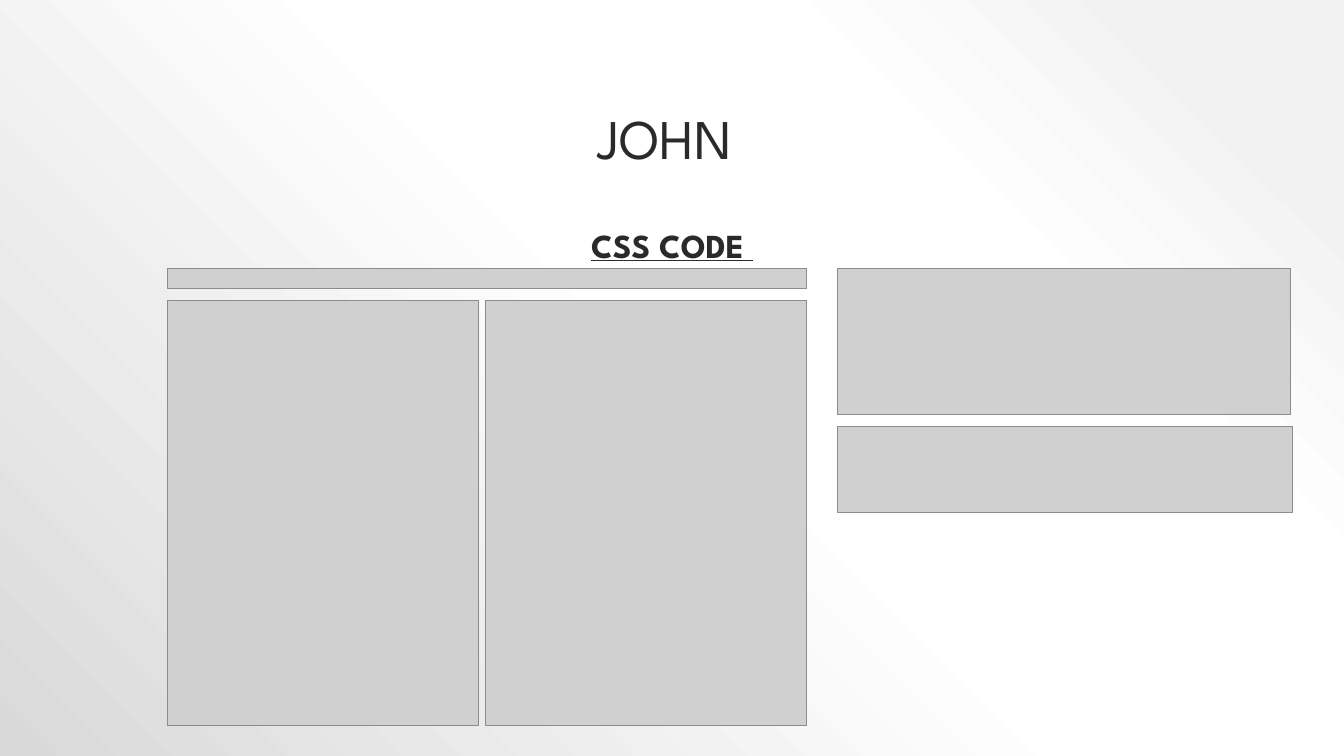
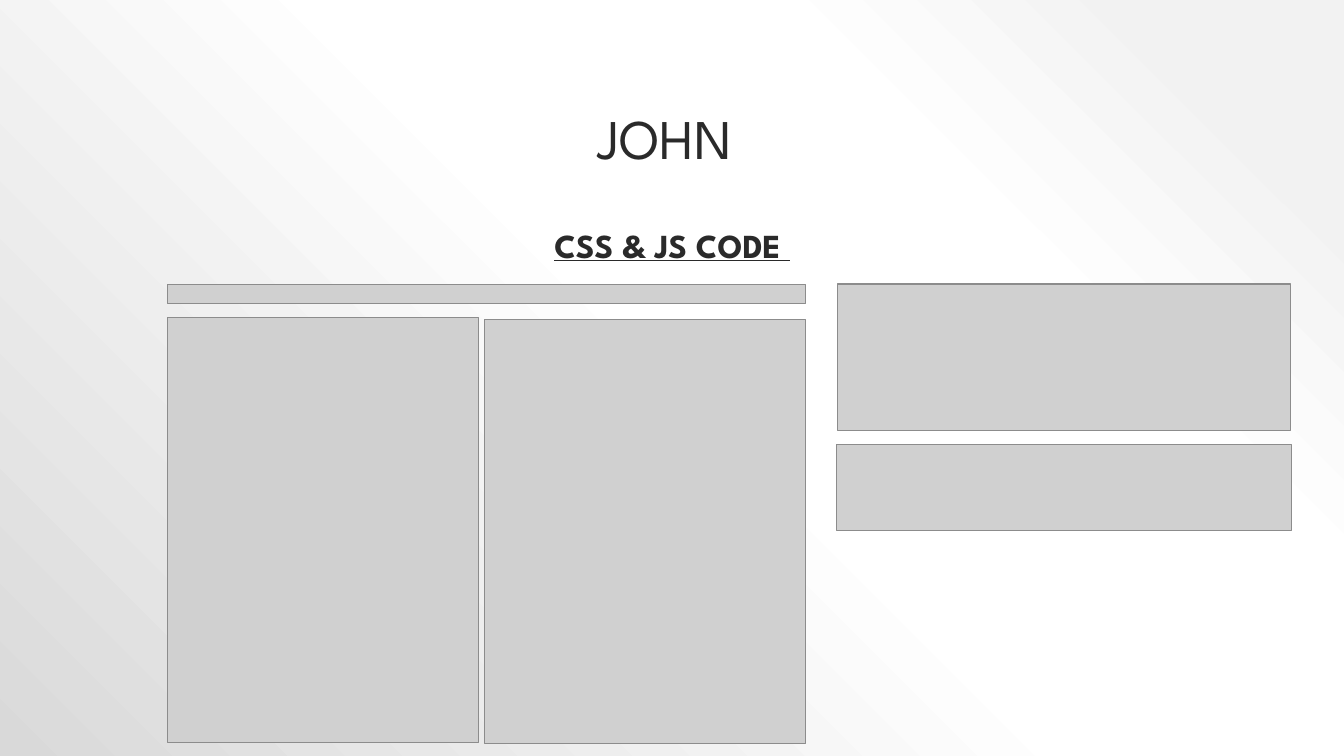
Before and after one commit to Jordanmyer92/COVID-Part-3, a slide deck: slide 10 of PROJECT_3_PRESENTATION (2).pptx. Drawn at 1344x756 pixels with LibreOffice and Linux fonts; fonts in the diff are those of the drawing; grey boxes stand for pictures. Boxes give left, top, right and bottom in pixels: in the first picture for what was removed or moved away, otherwise in the second. Text is boxed around its words. In the diff, an @@ line names an element or a change of style, - is before the commit and + after.

```diff
--- a/PROJECT_3_PRESENTATION (2).pptx
+++ b/PROJECT_3_PRESENTATION (2).pptx
@@ text at box(554, 235, 781, 261): text changed @@
-CSS CODE
+CSS & JS CODE
@@ 3 pictures: place and size @@
-3 pictures at box(167, 268, 1291, 726)
+3 pictures at box(167, 284, 1291, 742)
@@ picture: place and size @@
-picture at box(486, 301, 807, 726)
+picture at box(485, 320, 806, 744)
@@ picture: place and size @@
-picture at box(838, 426, 1293, 512)
+picture at box(836, 445, 1291, 530)
```
Also in this commit, not shown: 5 other slides changed, 1 other file.
